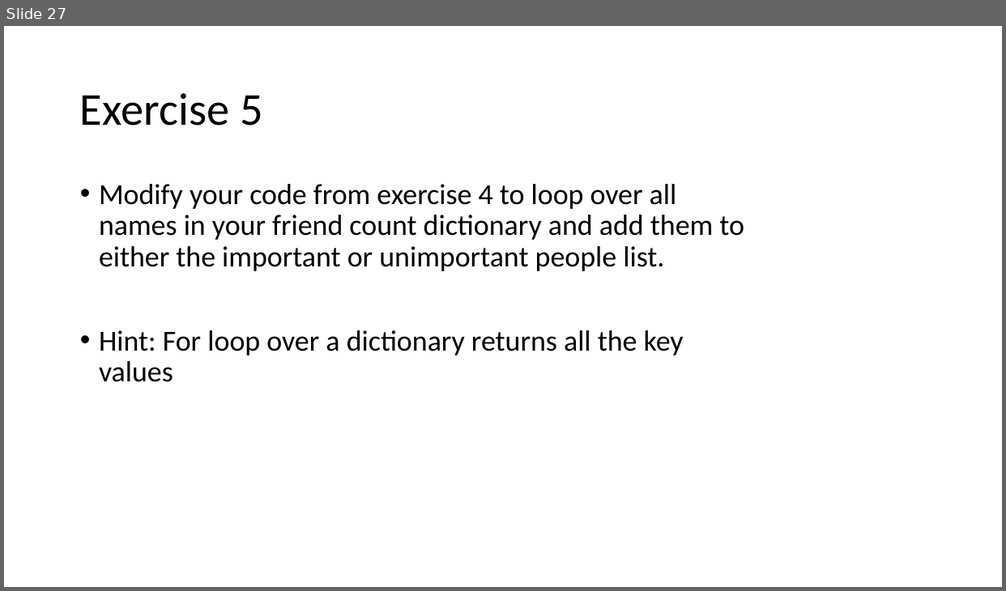
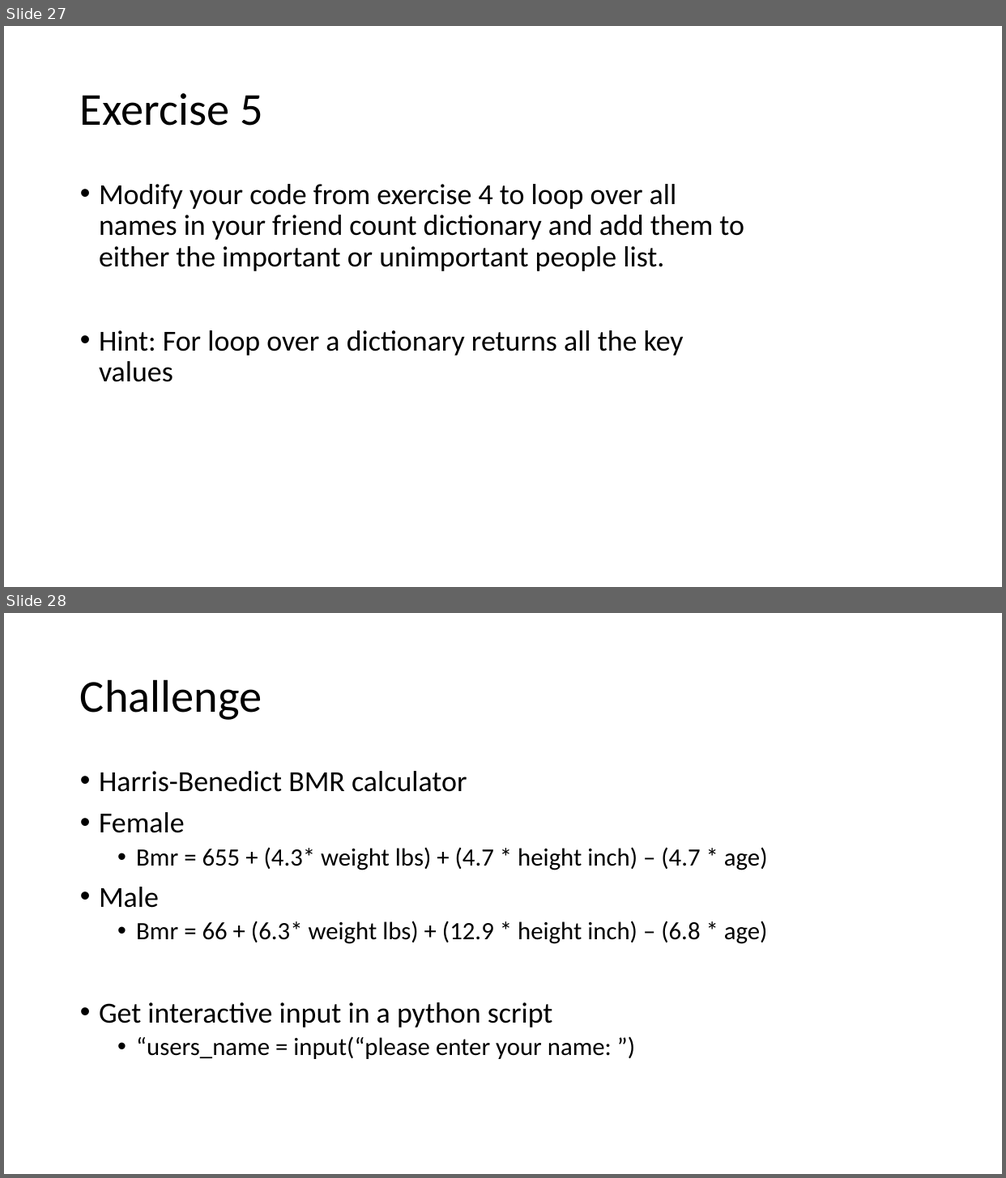
Before and after one commit to bunnylab/intropython-workshop, a slide deck: slides/day1.pptx. Shown one above the other, each under a label of ours: slide 27 before the commit, slides 27 and 28 after it. The pictures are 1006x591 and 1006x1178 pixels, drawn with LibreOffice and Linux fonts; fonts in the diff are those of the drawing. Boxes give left, top, right and bottom in pixels: in the first picture for what was removed or moved away, otherwise in the second. Text is boxed around its words. In the diff, an @@ line names an element or a change of style, - is before the commit and + after.

```diff
--- a/slides/day1.pptx
+++ b/slides/day1.pptx
@@ slide 28 added at bbox=[4, 613, 1002, 1174], background #FFFFFF @@
@@ title added at bbox=[80, 679, 262, 720], 44 pt, text #000000 @@
+Challenge
@@ text added at bbox=[99, 771, 768, 1059], 24 pt, text #000000 @@
+• Harris-Benedict BMR calculator
+• Female
+  • Bmr = 655 + (4.3* weight lbs) + (4.7 * height inch) – (4.7 * age)
+• Male
+  • Bmr = 66 + (6.3* weight lbs) + (12.9 * height inch) – (6.8 * age)
+• Get interactive input in a python script
+  • “users_name = input(“please enter your name: ”)
```
Also in this commit, not shown: 1 slide changed, 2 other files.
